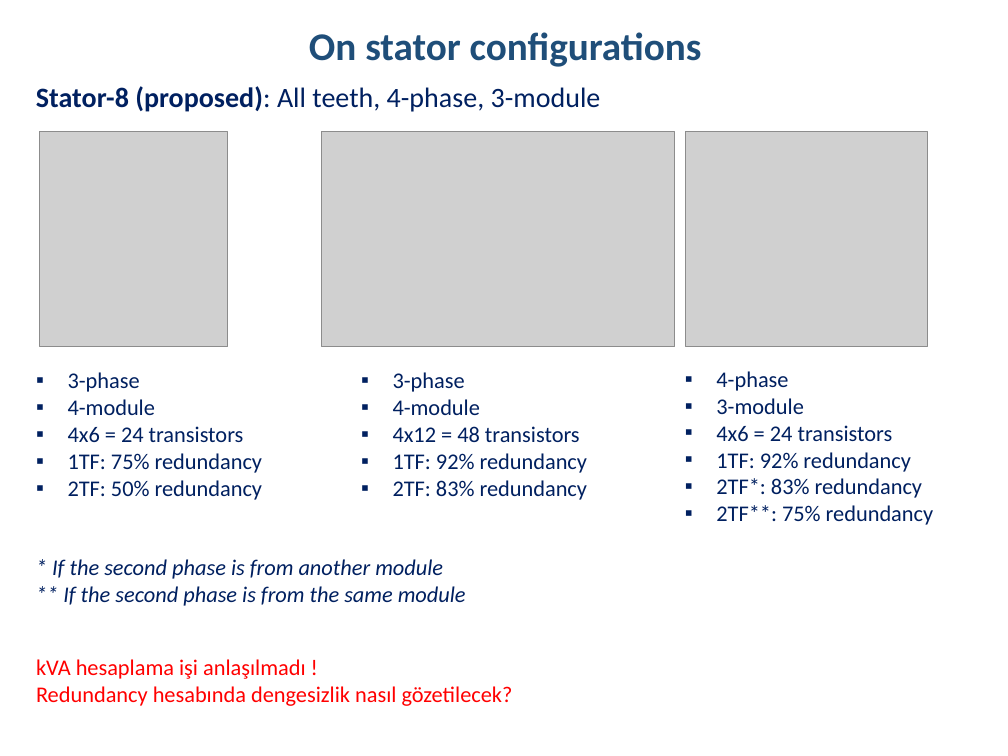
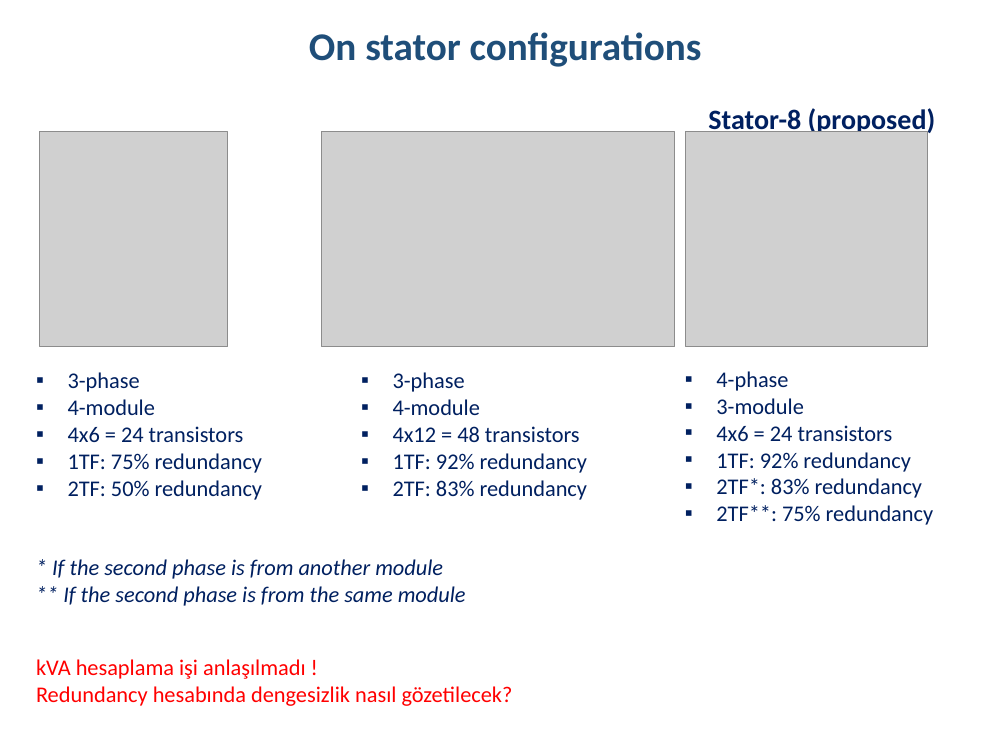
Before and after one commit to hakanpolat/IMMD, a slide deck: slide 40 of Literature/immd_ver2_research.pptx (slide 37 before the commit). Drawn at 1008x756 pixels with LibreOffice and Linux fonts; fonts in the diff are those of the drawing; grey boxes stand for pictures. Boxes give left, top, right and bottom in pixels: in the first picture for what was removed or moved away, otherwise in the second. Text is boxed around its words. In the diff, an @@ line names an element or a change of style, - is before the commit and + after.

```diff
--- a/Literature/immd_ver2_research.pptx
+++ b/Literature/immd_ver2_research.pptx
@@ text at <box>708,108,936,136</box>: text changed; bold on @@
-Stator-8 (proposed): All teeth, 4-phase, 3-module
+Stator-8 (proposed)
```
Also in this commit, not shown: 10 other slides changed, 12 slides added, 1 slide removed, 1 other file.
